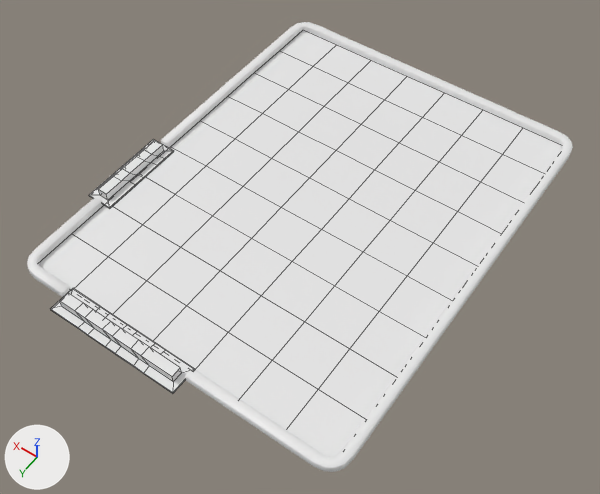
An edit to the FBX model Assets/Mesh/Grid_Area.fbx, drawn before and after from the same camera.
The view is the same before and after, from a 50 mm lens placed at (-12.9, 34.7, 24.9), pointed at (-1.2, 18.3, -0.9). The axes (+X, +Y, +Z) are drawn at lower left. The lights are the same throughout. Mesh edges are drawn as thin lines on the coarser meshes. Where no turn or scale is listed for an object, it has been applied to the vertices.

In view in the first picture: 'Grid_Wall', 'Grid_Wall_Obstacle_2', 'Grid_Wall_Obstacle_3', 'Tex_Grid'.
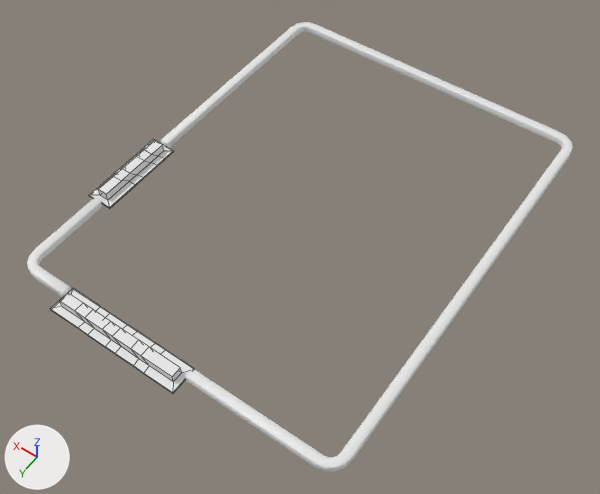
Where the change shows, as pixel boxes (x1, y1, x2, y2) in the pictures (600 x 494 px):
'Tex_Grid', deleted: before (39, 32, 562, 457)

The change in detail:
Object 'Tex_Grid' (ob_tex_grid) is deleted.
